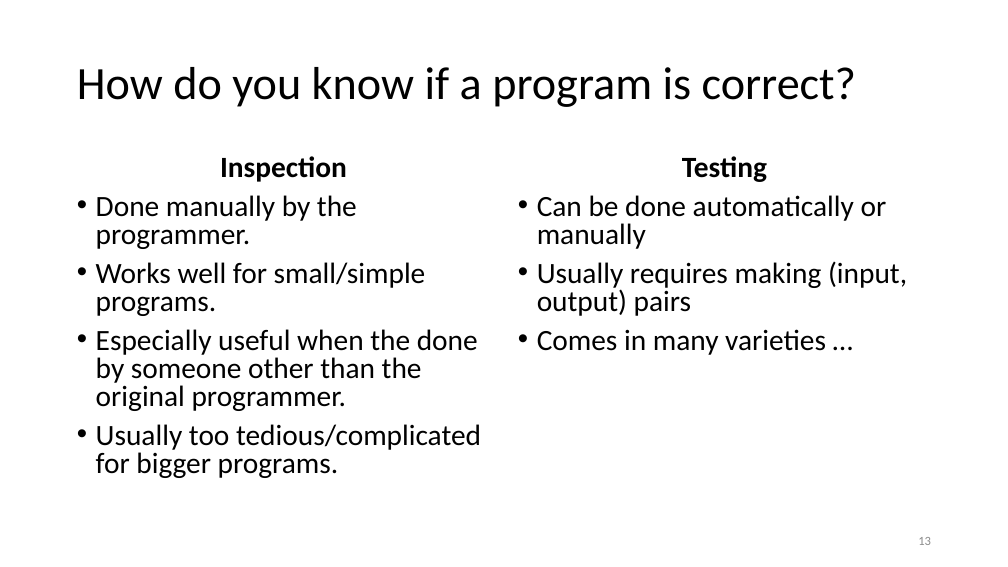
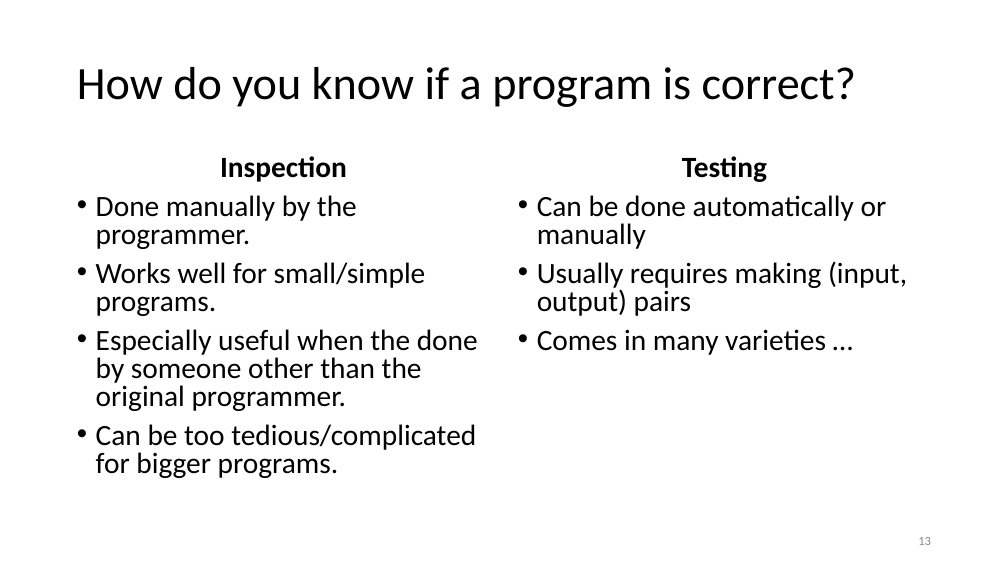
Before and after one commit to tjd1234/cmpt135spring2024, a slide deck: slide 13 of sample_code/week2/week2_cmpt135.pptx. Drawn at 1008x567 pixels with LibreOffice and Linux fonts; fonts in the diff are those of the drawing. Boxes give left, top, right and bottom in pixels: in the first picture for what was removed or moved away, otherwise in the second. Text is boxed around its words. In the diff, an @@ line names an element or a change of style, - is before the commit and + after.

```diff
--- a/sample_code/week2/week2_cmpt135.pptx
+++ b/sample_code/week2/week2_cmpt135.pptx
@@ text at bbox=[96, 424, 476, 478]: text changed @@
-• Usually too tedious/complicated for bigger programs.
+• Can be too tedious/complicated for bigger programs.
```
Also in this commit, not shown: 3 other files.
